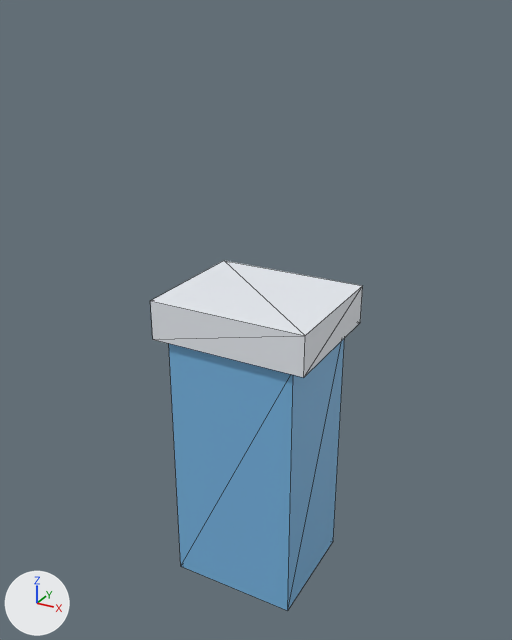
The glTF model models/mailbox.glb: old version first, new version second.
Camera for both pictures: a 50 mm camera at (0.457, -0.841, 0.857) aimed at (-0.003, -0.005, 0.439). The axes (+X, +Y, +Z) are drawn at lower left. The lights are the same throughout. The first picture is the older version. Mesh edges are drawn as thin lines. Where no turn or scale is listed for an object, it has been applied to the vertices.

The scene before the commit, as lines of its bpy script (objects in view):
```python
me_geometry_0 = bpy.data.meshes.new('geometry_0')
me_geometry_0.from_pydata(...)  # a box spanning x -0.1..0.1, y -0.09..0.09, z 0.0..0.42; a box spanning x -0.12..0.12, y -0.1..0.1, z 0.42..0.48
me_geometry_0.materials.append(mat_defaultmaterial)
ob_geometry_0 = bpy.data.objects.new('geometry_0', me_geometry_0)
ob_geometry_0.location = (0.0, 0.0, 0.0)
```
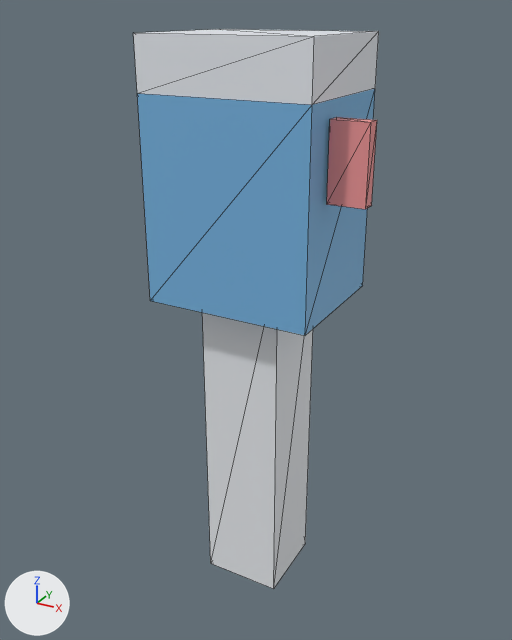
The edits, one by one:
me_geometry_0 is used by ob_geometry_0; location (0.0, 0.0, 0.0).
me_geometry_0 had 16 vertices, 24 faces and spanned x -0.12..0.12, y -0.1..0.1, z 0.0..0.48.
me_geometry_0 now has 28 vertices, 48 faces and spans x -0.12..0.175, y -0.1..0.1, z 0.0..0.83.
me_geometry_0 part 1: a new loose piece, a box spanning x -0.06..0.06, y -0.06..0.06, z 0.0..0.55, in mat_defaultmaterial.
me_geometry_0 part 2: a new loose piece, a box spanning x 0.125..0.175, y -0.06..-0.04, z 0.64..0.74, in mat_defaultmaterial.
me_geometry_0 part 3: the loose piece of 8 vertices spanning x -0.1..0.1, y -0.09..0.09, z 0.0..0.42 is deleted.
Part 4, on me_geometry_0:
4 vertices are removed from x -0.12..0.12, y -0.1..0.1, z 0.42.
12 faces are deleted.
8 vertices are added at x -0.12..0.12, y -0.1..0.1, z 0.76..0.83.
24 new faces join them.

Where the change shows, as pixel boxes (x1, y1, x2, y2) in the pictures (512 x 640 px):
'geometry_0', reshaped (17% wider, 60% taller): before (151, 261, 362, 611); after (133, 29, 379, 589)
part 1 of me_geometry_0, added: after (202, 313, 313, 589)
part 2 of me_geometry_0, added (pink): after (327, 117, 377, 209)
part 3 of me_geometry_0, deleted (blue): before (169, 339, 344, 611)
part 4 of me_geometry_0, built on: before (151, 261, 362, 378); after (133, 29, 379, 335)
